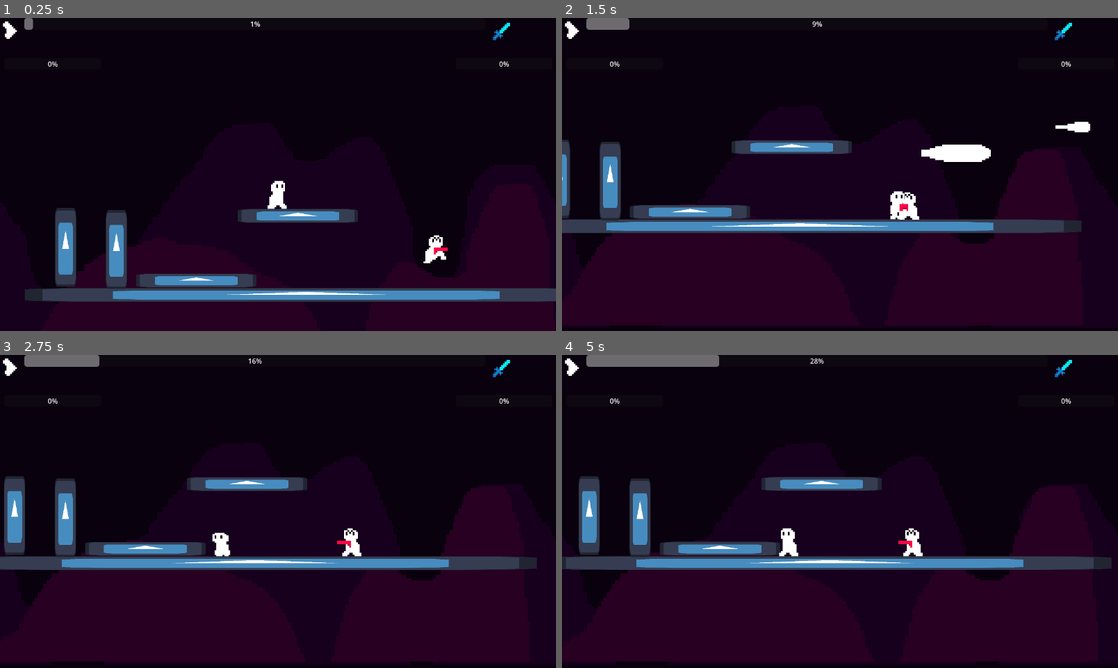
Above: before the commit, frames 1-4 (two rows, left to right).
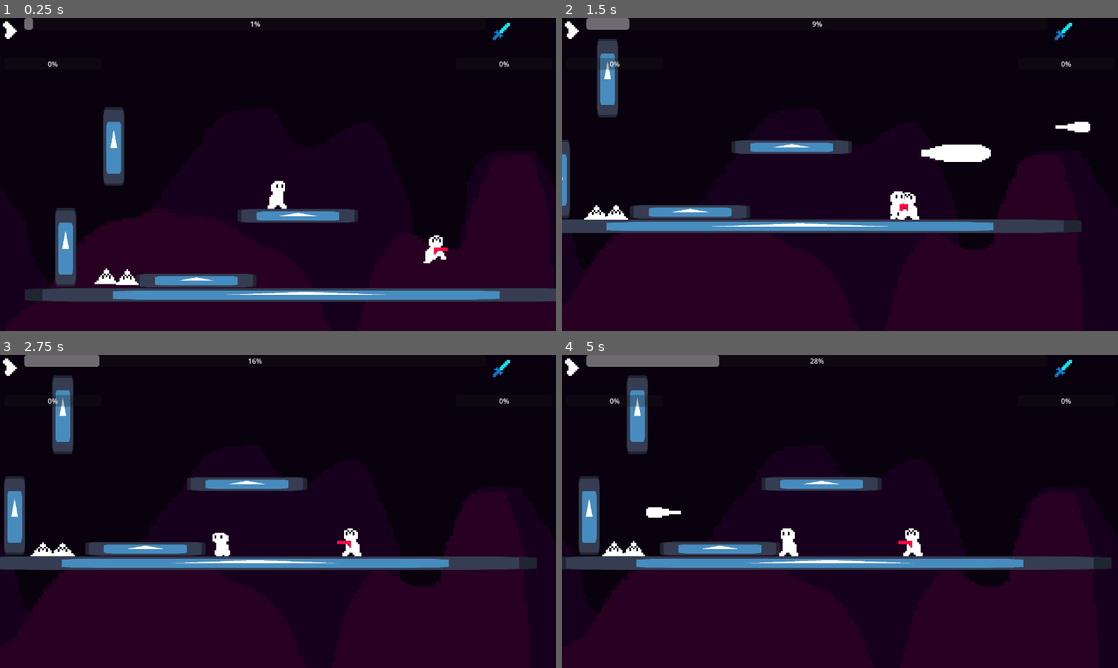
Above: after the commit, the same moments.

Repository: Luke-Parker1/Game-Off-2025
Game: Godot game, scene res://Scenes/test_scene.tscn
Two runs of this game, one before a commit and one after it. Both use one fixed random seed, a clock stepped at 60 frames per second and the inputs below. The engine's default icon, where the game draws it, is replaced by a stand-in: a white triangle on a blue panel in a dark square.
Inputs:
- Up to frame 1 (0.25 s): no input
- Up to frame 2 (1.5 s): hold D (right) from 0.53 s (still down); tap J (shoot) at 0.6 s; tap Space (jump) at 0.77 s; tap U (big shoot) at 1.35 s
- Up to frame 3 (2.75 s): tap Space (jump) at 1.52 s; tap J (shoot) at 1.55, 2.3 s; release D (right) at 2.03 s; hold A (left) from 2.03 s (still down); tap I (big sword) at 2.1 s
- Up to frame 4 (5 s): release A (left) at 2.78 s; hold D (right) 2.78-4.28 s; tap Shift (dash) at 2.85 s; tap Space (jump) at 3.02, 3.77, 4.52 s; tap J (shoot) at 3.05, 3.6, 4.55 s; hold A (left) from 4.28 s (still down); tap H (shoot explosive) at 4.35 s

The runs differ from the first frame. In frame 1, 3.7% of the frame differs, in the area x 8-97%, y 28-93%; in frame 2, 3.2%; in frame 3, 3.3%; in frame 4, 3.4%.

Commit message:
Added health pickups

Diff:
--- a/Scenes/big_bullet.tscn
+++ b/Scenes/big_bullet.tscn
@@ -59,8 +59,8 @@
 
 [node name="BigBullet" type="Area2D"]
 z_index = 150
-collision_layer = 3
-collision_mask = 3
+collision_layer = 7
+collision_mask = 7
 script = ExtResource("1_1ltgj")
 speed = 700.0
 is_big_bullet = true
--- a/Scenes/bullet.tscn
+++ b/Scenes/bullet.tscn
@@ -59,8 +59,8 @@
 
 [node name="Bullet" type="Area2D"]
 z_index = 150
-collision_layer = 3
-collision_mask = 3
+collision_layer = 7
+collision_mask = 7
 script = ExtResource("1_oduel")
 speed = 700.0
 
--- a/Scenes/explosive_bullet.tscn
+++ b/Scenes/explosive_bullet.tscn
@@ -21,8 +21,8 @@
 
 [node name="ExplosiveBullet" type="Area2D"]
 z_index = 150
-collision_layer = 3
-collision_mask = 3
+collision_layer = 7
+collision_mask = 7
 script = ExtResource("1_js8op")
 speed = 700.0
 knockback_mult = Vector2(5, 1)
@@ -36,8 +36,8 @@
 texture = ExtResource("2_js8op")
 
 [node name="ExplosionHitBox" type="Area2D" parent="."]
-collision_layer = 3
-collision_mask = 3
+collision_layer = 7
+collision_mask = 7
 
 [node name="CollisionShape2D" type="CollisionShape2D" parent="ExplosionHitBox"]
 shape = SubResource("CircleShape2D_8fevl")
--- a/Scenes/gun_enemy.tscn
+++ b/Scenes/gun_enemy.tscn
@@ -59,7 +59,7 @@
 point_count = 3
 
 [node name="GunEnemy" type="CharacterBody2D" groups=["Enemy"]]
-collision_layer = 2
+collision_layer = 4
 collision_mask = 2
 script = ExtResource("1_gwdp7")
 health = 10.0
--- /dev/null
+++ b/Scenes/health_pickup.tscn
@@ -0,0 +1,51 @@
+[gd_scene load_steps=6 format=3 uid="uid://di0jxrmwns65l"]
+
+[ext_resource type="Texture2D" uid="uid://bi2eq7mspfgkj" path="res://Art/health_pickup.png" id="1_gvws8"]
+[ext_resource type="Script" uid="uid://cu1ubc866rnkx" path="res://Scripts/health_pickup.gd" id="1_lj2jr"]
+
+[sub_resource type="RectangleShape2D" id="RectangleShape2D_gvws8"]
+size = Vector2(32, 28)
+
+[sub_resource type="Curve" id="Curve_gvws8"]
+_data = [Vector2(0, 1), 0.0, 0.0, 0, 0, Vector2(0.7848838, 1), 0.0, 0.0, 0, 0, Vector2(1, 0), 0.0, 0.0, 0, 0]
+point_count = 3
+
+[sub_resource type="Curve" id="Curve_lj2jr"]
+_data = [Vector2(0, 1), 0.0, 0.0, 0, 0, Vector2(0.7965117, 0.8764045), 0.0, 0.0, 0, 0, Vector2(1, 0), 0.0, 0.0, 0, 0]
+point_count = 3
+
+[node name="Health Pickup" type="Area2D"]
+script = ExtResource("1_lj2jr")
+
+[node name="Sprite2D" type="Sprite2D" parent="."]
+scale = Vector2(4, 4)
+texture = ExtResource("1_gvws8")
+
+[node name="CollisionShape2D" type="CollisionShape2D" parent="."]
+shape = SubResource("RectangleShape2D_gvws8")
+
+[node name="CPUParticles2D" type="CPUParticles2D" parent="."]
+lifetime = 1.3
+spread = 180.0
+gravity = Vector2(0, 0)
+initial_velocity_min = 20.0
+initial_velocity_max = 35.0
+scale_amount_min = 4.0
+scale_amount_max = 6.0
+scale_amount_curve = SubResource("Curve_gvws8")
+
+[node name="DieParticles" type="CPUParticles2D" parent="."]
+emitting = false
+lifetime = 0.7
+one_shot = true
+explosiveness = 1.0
+direction = Vector2(0, -1)
+spread = 75.0
+initial_velocity_min = 200.0
+initial_velocity_max = 300.0
+scale_amount_min = 5.0
+scale_amount_max = 10.0
+scale_amount_curve = SubResource("Curve_lj2jr")
+
+[connection signal="body_entered" from="." to="." method="_on_body_entered"]
+[connection signal="finished" from="DieParticles" to="." method="_on_die_particles_finished"]
--- a/Scenes/parallax.tscn
+++ b/Scenes/parallax.tscn
@@ -6,7 +6,7 @@
 [node name="Parallax" type="Node2D"]
 
 [node name="Back" type="Parallax2D" parent="."]
-scroll_scale = Vector2(0.25, 0.25)
+scroll_scale = Vector2(0.25, 0)
 repeat_size = Vector2(1280, 0)
 
 [node name="Sprite2D" type="Sprite2D" parent="Back"]
@@ -15,7 +15,7 @@
 centered = false
 
 [node name="Front" type="Parallax2D" parent="."]
-scroll_scale = Vector2(0.5, 0.5)
+scroll_scale = Vector2(0.5, 0)
 repeat_size = Vector2(1408, 0)
 
 [node name="Sprite2D" type="Sprite2D" parent="Front"]
--- a/Scenes/player.tscn
+++ b/Scenes/player.tscn
@@ -279,8 +279,8 @@
 shape = SubResource("RectangleShape2D_onrkg")
 
 [node name="SwordAttackHitbox" type="Area2D" parent="."]
-collision_layer = 3
-collision_mask = 3
+collision_layer = 7
+collision_mask = 7
 
 [node name="CollisionShape2D" type="CollisionShape2D" parent="SwordAttackHitbox"]
 position = Vector2(59.5, 0)
@@ -296,8 +296,8 @@
 animation = &"attack"
 
 [node name="BigSwordHitbox" type="Area2D" parent="."]
-collision_layer = 3
-collision_mask = 3
+collision_layer = 7
+collision_mask = 7
 
 [node name="CollisionShape2D" type="CollisionShape2D" parent="BigSwordHitbox"]
 position = Vector2(88.5, 0)
@@ -315,8 +315,8 @@
 frame_progress = 1.0
 
 [node name="SwordThrustHitbox" type="Area2D" parent="."]
-collision_layer = 3
-collision_mask = 3
+collision_layer = 7
+collision_mask = 7
 
 [node name="CollisionShape2D" type="CollisionShape2D" parent="SwordThrustHitbox"]
 position = Vector2(76, 0)
--- a/Scenes/sword_enemy.tscn
+++ b/Scenes/sword_enemy.tscn
@@ -126,7 +126,7 @@
 point_count = 3
 
 [node name="SwordEnemy" type="CharacterBody2D" groups=["Enemy"]]
-collision_layer = 2
+collision_layer = 4
 collision_mask = 2
 script = ExtResource("1_6dv18")
 health = 10.0
--- a/Scenes/test_scene.tscn
+++ b/Scenes/test_scene.tscn
@@ -1,10 +1,12 @@
-[gd_scene load_steps=9 format=3 uid="uid://cqkedpsayif7j"]
+[gd_scene load_steps=11 format=3 uid="uid://cqkedpsayif7j"]
 
 [ext_resource type="PackedScene" uid="uid://dp2qd5sjm6xgp" path="res://Scenes/parallax.tscn" id="1_ak5v8"]
 [ext_resource type="Texture2D" uid="uid://b2paakn4rmqkv" path="res://Art/icon.svg" id="1_hb2xm"]
+[ext_resource type="Script" uid="uid://booj8ytpoe86a" path="res://Scripts/level.gd" id="1_x033f"]
 [ext_resource type="PackedScene" uid="uid://b2lk5meo42827" path="res://Scenes/player.tscn" id="2_ak5v8"]
 [ext_resource type="PackedScene" uid="uid://j5mwc8ewxk6l" path="res://Scenes/progress_bar.tscn" id="3_x033f"]
 [ext_resource type="PackedScene" uid="uid://ct5v1n0oygfrs" path="res://Scenes/gun_enemy.tscn" id="4_hb2xm"]
+[ext_resource type="PackedScene" uid="uid://fy2v3116q2dv" path="res://Scenes/walker_enemy.tscn" id="7_rdbpf"]
 
 [sub_resource type="RectangleShape2D" id="RectangleShape2D_uhqqe"]
 size = Vector2(1302, 30)
@@ -16,6 +18,7 @@
 size = Vector2(52.5, 180)
 
 [node name="Test Scene" type="Node2D"]
+script = ExtResource("1_x033f")
 
 [node name="Parallax" parent="." instance=ExtResource("1_ak5v8")]
 
@@ -58,7 +61,7 @@
 shape = SubResource("RectangleShape2D_hb2xm")
 
 [node name="StaticBody2D5" type="StaticBody2D" parent="."]
-position = Vector2(240, 402)
+position = Vector2(234, 165)
 collision_layer = 3
 collision_mask = 3
 
@@ -92,3 +95,9 @@
 
 [node name="GunEnemy" parent="." instance=ExtResource("4_hb2xm")]
 position = Vector2(959, 372)
+
+[node name="WalkerEnemy" parent="." instance=ExtResource("7_rdbpf")]
+position = Vector2(179, 433)
+
+[node name="WalkerEnemy2" parent="." instance=ExtResource("7_rdbpf")]
+position = Vector2(249, 435)
--- a/Scenes/walker_enemy.tscn
+++ b/Scenes/walker_enemy.tscn
@@ -21,7 +21,7 @@
 point_count = 3
 
 [node name="WalkerEnemy" type="CharacterBody2D" groups=["Enemy"]]
-collision_layer = 2
+collision_layer = 4
 collision_mask = 2
 script = ExtResource("1_7d8e2")
 speed = 150.0
--- a/Scripts/gun_enemy.gd
+++ b/Scripts/gun_enemy.gd
@@ -19,6 +19,11 @@
 
 # Keeps track of if the sprite is bouncing dowm or if it is returning to its default scale during walk cycle
 var sprite_bouncing_down := true
+
+var max_enemies : int
+var enemies_left : int
+
+const HEALTH_DROP := preload("uid://di0jxrmwns65l")
 
 func _ready():
 	multiplier_bar = get_tree().get_nodes_in_group("MultiplierBar")[0]
@@ -69,6 +74,11 @@
 		$AnimatedSprite2D.visible = false
 		$CollisionShape2D.set_deferred("disabled", true)
 		$HitBox/CollisionShape2D.set_deferred("disabled", true)
+		get_tree().get_current_scene().enemies_killed += 1
+		if get_tree().get_current_scene().enemies_killed % 3 == 0:
+			var health_drop = HEALTH_DROP.instantiate()
+			health_drop.global_position = global_position
+			call_deferred("add_sibling", health_drop)
 
 func _on_hit_box_body_entered(body):
 	if body.is_in_group("Player"):
--- /dev/null
+++ b/Scripts/health_pickup.gd
@@ -0,0 +1,13 @@
+extends Area2D
+
+
+func _on_body_entered(body):
+	if body.is_in_group("Player"):
+		$Sprite2D.visible = false
+		$CollisionShape2D.set_deferred("disabled", true)
+		$CPUParticles2D.emitting = false
+		$DieParticles.emitting = true
+
+
+func _on_die_particles_finished():
+	queue_free()
--- /dev/null
+++ b/Scripts/level.gd
@@ -0,0 +1,3 @@
+extends Node2D
+
+var enemies_killed : int
--- a/Scripts/sword_enemy.gd
+++ b/Scripts/sword_enemy.gd
@@ -21,6 +21,10 @@
 var sprite_bounce_speed := 1.0
 
 var multiplier_bar : ProgressBar
+
+var max_enemies : int
+var enemies_left : int
+const HEALTH_DROP := preload("uid://di0jxrmwns65l")
 
 func _ready():
 	multiplier_bar = get_tree().get_nodes_in_group("MultiplierBar")[0]
@@ -86,6 +90,11 @@
 		$HitBox/CollisionShape2D.set_deferred("disabled", true)
 		$Sword/AnimatedSprite2D.visible = false
 		$Sword/CollisionShape2D.set_deferred("disabled", true)
+		get_tree().get_current_scene().enemies_killed += 1
+		if get_tree().get_current_scene().enemies_killed % 3 == 0:
+			var health_drop = HEALTH_DROP.instantiate()
+			health_drop.global_position = global_position
+			call_deferred("add_sibling", health_drop)
 
 
 func _on_hit_box_body_entered(body):
--- a/Scripts/walker_enemy.gd
+++ b/Scripts/walker_enemy.gd
@@ -13,6 +13,10 @@
 
 # Keeps track of if the sprite is bouncing dowm or if it is returning to its default scale during walk cycle
 var sprite_bouncing_down := true
+
+var max_enemies : int
+var enemies_left : int
+const HEALTH_DROP := preload("uid://di0jxrmwns65l")
 
 func _physics_process(delta):
 	if not is_on_floor():
@@ -48,6 +52,11 @@
 		$Sprite2D.visible = false
 		$CollisionShape2D.set_deferred("disabled", true)
 		$HitBox/CollisionShape2D.set_deferred("disabled", true)
+		get_tree().get_current_scene().enemies_killed += 1
+		if get_tree().get_current_scene().enemies_killed % 3 == 0:
+			var health_drop = HEALTH_DROP.instantiate()
+			health_drop.global_position = global_position
+			call_deferred("add_sibling", health_drop)
 
 func _on_hit_box_body_entered(body):
 	if body.is_in_group("Player"):
Binary file added: Art/health_pickup.png
Not shown, added: Art/health_pickup.png.import
Not shown, added: Scripts/health_pickup.gd.uid
Not shown, added: Scripts/level.gd.uid
